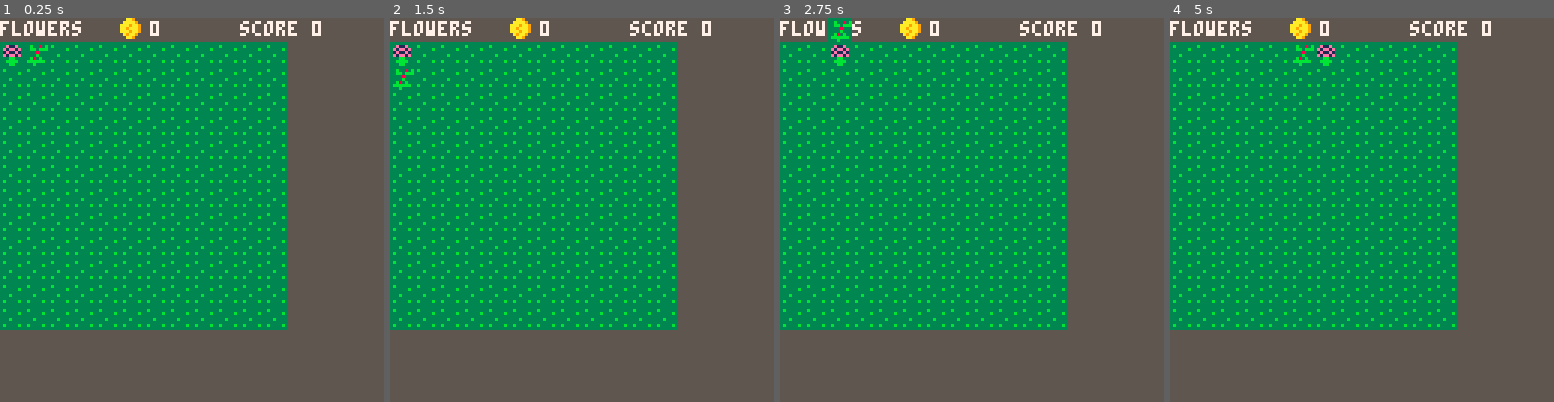
Above: before the commit, frames 1-4 (left to right).
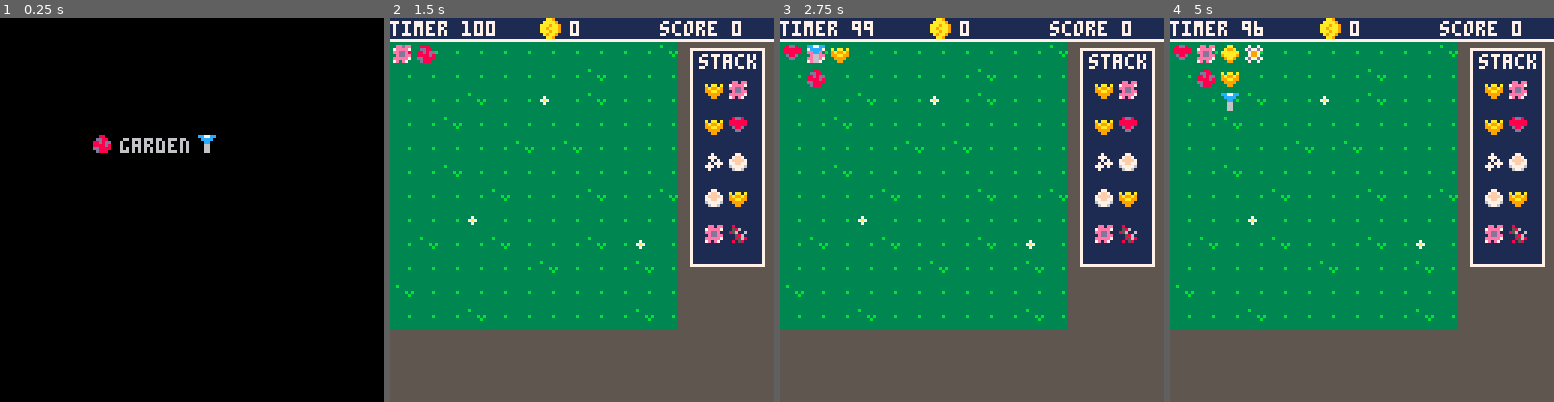
Above: after the commit, the same moments.

Repository: ignoreintuition/garden
Game: PICO-8 cartridge flower.p8
Two runs of this game, one before a commit and one after it. Both use one fixed random seed, a clock stepped at 60 frames per second and the inputs below.
Inputs:
- Up to frame 1 (0.25 s): no input
- Up to frame 2 (1.5 s): tap X (X key) at 0.33, 1.07 s; tap O (Z key) at 0.7 s
- Up to frame 3 (2.75 s): hold Right 1.6-2.1 s; tap O (Z key) at 1.7, 2.1, 2.5 s; tap X (X key) at 1.85 s; hold Up 2.15-2.42 s; hold Right from 2.47 s (still down)
- Up to frame 4 (5 s): tap O (Z key) every 0.4 s from 2.9 to 4.9 s; tap X (X key) at 2.97, 4.08 s; release Right at 3.03 s; hold Left 3.08-3.58 s; hold Down 3.63-3.97 s; hold Right 4.02-4.68 s; hold Up from 4.73 s (still down)

The runs differ from the first frame. In frame 1, 100% of the frame differs, in the area x 0-100%, y 0-100%; in frame 2, 23%; in frame 3, 23%; in frame 4, 24%.

Commit message:
added controls. Added stack. Updated ui. Added timer. Added game states.

Diff:
--- a/backup/last_run.p8
+++ /dev/null
@@ -1,24 +0,0 @@
-pico-8 cartridge // http://www.pico-8.com
-version 41
-__lua__
-Garden = entity:new({
-  minX = 0, minY = 8,
-  maxX = 12, maxY = 12,
-  init = function(_ENV)
-  end,
-  update = function(_ENV)
-  end,
-  draw = function(_ENV)
-    map(0, 0, minX, minY, maxX, maxY)
-  end,
-  checkBounds = function(_ENV, boundingRect)
-    printh(boundingRect.y1 >= minY * 8)
-    if boundingRect.x1 >= minX * 8
-        and boundingRect.x2 <= maxX * 8
-        and boundingRect.y1 >= minY * 8
-        and boundingRect.y2 <= maxY * 8 then
-      return true
-    end
-    return false
-  end
-})
--- a/flower.p8
+++ b/flower.p8
@@ -2,10 +2,14 @@
 version 41
 __lua__
 --game
+#include src/entity.lua
 #include src/game.lua
-#include src/oop.lua
+#include src/scene/scene.lua
+#include src/scene/game.lua
+#include src/scene/title.lua
+#include src/scene/gameOver.lua
+#include src/ui.lua
 #include src/controller.lua
-#include src/ui.lua
 #include src/garden.lua
 #include src/flower.lua
 #include src/tile.lua
@@ -26,21 +30,151 @@
 
 
 
+…(130 lines of a section not shown)…
 __map__
-0d0d0d0d0d0d0d0d0d0d0d0d0d0d0d0d01010101010101010101010101010101010101010101010101010101010101010101010101010101010101010101010101010101010101010101010101010101010101010101010101010101010101010101010101010101010101010101010101010101010101010101010101010101
-0d0d0d0d0d0d0d0d0d0d0d0d0d0d0d0d00000000000000000000000000000101010101010101010101010101010101010101010101010101010101010101010101010101010101010101010101010101010101010101010101010101010101010101010101010101010101010101010101010101010101010101010101010101
-0d0d0d0d0d0d0d0d0d0d0d0d0d0d0d0d00000000000000000000000000000101010101010101010101010101010101010101010101010101010101010101010101010101010101010101010101010101010101010101010101010101010101010101010101010101010101010101010101010101010101010101010101010101
-0d0d0d0d0d0d0d0d0d0d0d0d0d0d0d0d00000000000000000000000000000101010101010101010101010101010101010101010101010101010101010101010101010101010101010101010101010101010101010101010101010101010101010101010101010101010101010101010101010101010101010101010101010101
-0d0d0d0d0d0d0d0d0d0d0d0d0d0d0d0d00000000000000000000000000000101010101010101010101010101010101010101010101010101010101010101010101010101010101010101010101010101010101010101010101010101010101010101010101010101010101010101010101010101010101010101010101010101
-0d0d0d0d0d0d0d0d0d0d0d0d0d0d0d0d00000000000000000000000000000101010101010101010101010101010101010101010101010101010101010101010101010101010101010101010101010101010101010101010101010101010101010101010101010101010101010101010101010101010101010101010101010101
-0d0d0d0d0d0d0d0d0d0d0d0d0d0d0d0d00000000000000000000000000000101010101010101010101010101010101010101010101010101010101010101010101010101010101010101010101010101010101010101010101010101010101010101010101010101010101010101010101010101010101010101010101010101
-0d0d0d0d0d0d0d0d0d0d0d0d0d0d0d0d00000000000000000000000000000101010101010101010101010101010101010101010101010101010101010101010101010101010101010101010101010101010101010101010101010101010101010101010101010101010101010101010101010101010101010101010101010101
-0d0d0d0d0d0d0d0d0d0d0d0d0d0d0d0d00000000000000000000000000000101010101010101010101010101010101010101010101010101010101010101010101010101010101010101010101010101010101010101010101010101010101010101010101010101010101010101010101010101010101010101010101010101
-0d0d0d0d0d0d0d0d0d0d0d0d0d0d0d0d00000000000000000000000000000101010101010101010101010101010101010101010101010101010101010101010101010101010101010101010101010101010101010101010101010101010101010101010101010101010101010101010101010101010101010101010101010101
-0d0d0d0d0d0d0d0d0d0d0d0d0d0d0d0d00000000000000000000000000000101010101010101010101010101010101010101010101010101010101010101010101010101010101010101010101010101010101010101010101010101010101010101010101010101010101010101010101010101010101010101010101010101
-0d0d0d0d0d0d0d0d0d0d0d0d0d0d0d0d00000000000000000000000000000101010101010101010101010101010101010101010101010101010101010101010101010101010101010101010101010101010101010101010101010101010101010101010101010101010101010101010101010101010101010101010101010101
-0d0d0d0d0d0d0d0d0d0d0d0d0d0d0d0d00000000000000000000000000000101010101010101010101010101010101010101010101010101010101010101010101010101010101010101010101010101010101010101010101010101010101010101010101010101010101010101010101010101010101010101010101010101
-0d0d0d0d0d0d0d0d0d0d0d0d0d0d0d0d00000000000000000000000000000101010101010101010101010101010101010101010101010101010101010101010101010101010101010101010101010101010101010101010101010101010101010101010101010101010101010101010101010101010101010101010101010101
+0d0e0d0d0d0d0d0d0d0d0d0e0000000001010101010101010101010101010101010101010101010101010101010101010101010101010101010101010101010101010101010101010101010101010101010101010101010101010101010101010101010101010101010101010101010101010101010101010101010101010101
+0d0d0d0d0d0d0d0d0e0d0d0d0000000000000000000000000000000000000101010101010101010101010101010101010101010101010101010101010101010101010101010101010101010101010101010101010101010101010101010101010101010101010101010101010101010101010101010101010101010101010101
+0d0d0d0e0d0d0f0d0e0d0d0d0000000000000000000000000000000000000101010101010101010101010101010101010101010101010101010101010101010101010101010101010101010101010101010101010101010101010101010101010101010101010101010101010101010101010101010101010101010101010101
+0d0d0e0d0d0d0d0d0d0d0d0d0000000000000000000000000000000000000101010101010101010101010101010101010101010101010101010101010101010101010101010101010101010101010101010101010101010101010101010101010101010101010101010101010101010101010101010101010101010101010101
+0d0d0d0d0d0e0d0e0d0d0d0d0000000000000000000000000000000000000101010101010101010101010101010101010101010101010101010101010101010101010101010101010101010101010101010101010101010101010101010101010101010101010101010101010101010101010101010101010101010101010101
+0d0d0e0d0d0d0d0d0d0d0d0d0000000000000000000000000000000000000101010101010101010101010101010101010101010101010101010101010101010101010101010101010101010101010101010101010101010101010101010101010101010101010101010101010101010101010101010101010101010101010101
+0d0d0d0d0e0d0d0d0e0d0d0e0000000000000000000000000000000000000101010101010101010101010101010101010101010101010101010101010101010101010101010101010101010101010101010101010101010101010101010101010101010101010101010101010101010101010101010101010101010101010101
+0d0d0d0f0d0d0d0d0d0d0d0d0000000000000000000000000000000000000101010101010101010101010101010101010101010101010101010101010101010101010101010101010101010101010101010101010101010101010101010101010101010101010101010101010101010101010101010101010101010101010101
+0d0e0d0d0e0d0d0d0e0d0f0d0000000000000000000000000000000000000101010101010101010101010101010101010101010101010101010101010101010101010101010101010101010101010101010101010101010101010101010101010101010101010101010101010101010101010101010101010101010101010101
+0d0d0d0d0d0d0e0d0d0d0e0d0000000000000000000000000000000000000101010101010101010101010101010101010101010101010101010101010101010101010101010101010101010101010101010101010101010101010101010101010101010101010101010101010101010101010101010101010101010101010101
+0e0d0d0d0d0d0d0d0d0d0d0d0000000000000000000000000000000000000101010101010101010101010101010101010101010101010101010101010101010101010101010101010101010101010101010101010101010101010101010101010101010101010101010101010101010101010101010101010101010101010101
+0d0d0d0e0d0d0d0d0d0d0e0d0000000000000000000000000000000000000101010101010101010101010101010101010101010101010101010101010101010101010101010101010101010101010101010101010101010101010101010101010101010101010101010101010101010101010101010101010101010101010101
+0000000000000000000000000000000000000000000000000000000000000101010101010101010101010101010101010101010101010101010101010101010101010101010101010101010101010101010101010101010101010101010101010101010101010101010101010101010101010101010101010101010101010101
+0000000000000000000000000000000000000000000000000000000000000101010101010101010101010101010101010101010101010101010101010101010101010101010101010101010101010101010101010101010101010101010101010101010101010101010101010101010101010101010101010101010101010101
 0d0d0d0d0d0d0d0d0d0d0d0d0d0d0d0d00000000000000000000000000000101010101010101010101010101010101010101010101010101010101010101010101010101010101010101010101010101010101010101010101010101010101010101010101010101010101010101010101010101010101010101010101010101
 0d0d0d0d0d0d0d0d0d0d0d0d0d0d0d0d00000000000000000000000000000101010101010101010101010101010101010101010101010101010101010101010101010101010101010101010101010101010101010101010101010101010101010101010101010101010101010101010101010101010101010101010101010101
 0000000000000000000000000000000000000000000000000000000000000101010101010101010101010101010101010101010101010101010101010101010101010101010101010101010101010101010101010101010101010101010101010101010101010101010101010101010101010101010101010101010101010101
--- a/src/controller.lua
+++ b/src/controller.lua
@@ -1,17 +1,20 @@
 Controller = entity:new({
   init = function(_ENV)
   end,
-  update = function(_ENV)
+  update = function(_ENV, tile, garden)
     if btnp(0) then
-      tile:move({-1, 0})
+      tile:move({ -1, 0 }, garden)
     elseif btnp(1) then
-      tile:move({1, 0})
+      tile:move({ 1, 0 }, garden)
     elseif btnp(2) then
-      tile:move({0, -1})
+      tile:move({ 0, -1 }, garden)
     elseif btnp(3) then
-      tile:move({0, 1})
+      tile:move({ 0, 1 }, garden)
     elseif btnp(4) then
-      tile:rotate()
+      tile:rotate(garden)
+    elseif btnp(5) then
+      tile:place(garden)
+      tile:init({ x = 0, y = 8 })
     end
   end
 })
--- a/src/flower.lua
+++ b/src/flower.lua
@@ -6,7 +6,6 @@
   update = function(_ENV)
   end,
   draw = function(_ENV)
-    rectfill(x, y, x + 7, y + 7, 3)
     spr(src, x, y)
   end,
   move = function(_ENV, x, y)
--- a/src/game.lua
+++ b/src/game.lua
@@ -1,22 +1,49 @@
+state =  'title'
 function _init()
-  coins = 0
-  score = 0
-  ui = UI:new()
-  controller = Controller:new()
-  tile = Tile:new()
-  garden = Garden:new()
+  titleScene = TitleScene:new()
+  titleScene:init()
+  gameScene = GameScene:new()
+  gameScene:init()
+  gameOverScene = GameOverScene:new()
+  gameOverScene:init()
+  printMeta()
 end
 
 function _update()
-  ui:update()
-  controller:update()
-  garden:update()
-  tile:update()
+  if state == 'title' then
+    prevState = state
+    state = titleScene:update()
+    if prevState != state then
+      titleScene:init()
+    end
+  elseif state == 'game' then
+    prevState = state
+    state = gameScene:update()
+    if prevState != state then
+      gameScene:init()
+    end
+  elseif state == 'gameOver' then
+    prevState = state
+    state = gameOverScene:update()
+    if prevState != state then
+      gameOverScene:init()
+    end
+  end
 end
 
 function _draw()
-  cls()
-  ui:draw()
-  garden:draw()
-  tile:draw()
+  if state == 'title' then
+    titleScene:draw()
+  elseif state == 'game' then
+    gameScene:draw()
+  elseif state == 'gameOver' then
+    gameOverScene:draw()
+  end
 end
+
+function printMeta()
+  printh("\n\n-==Flowers==-\nby IgnoreIntuition\nLocked and stocked")
+  printh(stat(93) .. ":" .. stat(94) .. ":" .. stat(95))
+  printh("mem usage: " .. stat(0))
+  printh("CPU: " .. stat(1))
+end
--- a/src/garden.lua
+++ b/src/garden.lua
@@ -1,21 +1,39 @@
 Garden = entity:new({
+  flowers = {},
   minX = 0, minY = 1,
   maxX = 12, maxY = 12,
   init = function(_ENV)
+    for y = 1, 12 do
+      flowers[y] = {}
+      for x = 1, 12 do
+        flowers[y][x] = 0
+      end
+    end
   end,
   update = function(_ENV)
   end,
   draw = function(_ENV)
     map(0, 0, minX * 8, minY * 8, maxX, maxY)
+    for y = 1, 12 do
+      for x = 1, 12 do
+        if flowers[y][x] > 0 then
+          spr(flowers[y][x], (x - 1) * 8, y * 8)
+        end
+      end
+    end
   end,
   checkBounds = function(_ENV, boundingRect)
-    printh(boundingRect.y1)
-    if boundingRect.x1 >= minX * 8
-        and boundingRect.x2 <= maxX * 8
-        and boundingRect.y1 >= minY * 8
-        and boundingRect.y2 <= maxY * 8 then
+    if boundingRect.x >= minX * 8
+        and boundingRect.x + 8 <= maxX * 8
+        and boundingRect.y >= minY * 8
+        and boundingRect.y <= maxY * 8 then
       return true
     end
     return false
+  end,
+  place = function(_ENV, tile)
+    for i, v in ipairs(tile) do
+      flowers[v.y/8][v.x/8+1] = v.src
+    end
   end
 })
--- /dev/null
+++ b/src/scene/game.lua
@@ -0,0 +1,51 @@
+GameScene = Scene:new({
+  name = 'game',
+  coins = 0,
+  score = 0,
+  timer = 100,
+  tileStack = {},
+  init = function(_ENV)
+    initTileStack(_ENV)
+    ui = UI:new()
+    controller = Controller:new()
+    currTile = Tile:new()
+    currTile:init({ x = 0, y = 8 })
+    garden = Garden:new()
+    garden:init()
+    coins = 0
+    score = 0
+    timer = 100
+  end,
+  update = function(_ENV)
+    if timer <= 0 then
+      return 'gameOver'
+    end
+    if currInterval <= 0 then
+      timer -= 1
+      currInterval = timerInterval
+    end
+    currInterval -= 1
+    ui:update({
+      coins = coins,
+      score = score,
+      tileStack = tileStack,
+      timer = timer
+    })
+    controller:update(currTile, garden)
+    garden:update()
+    currTile:update()
+    return 'game'
+  end,
+  draw = function(_ENV)
+    cls()
+    ui:draw()
+    garden:draw()
+    currTile:draw()
+  end,
+  initTileStack = function(_ENV)
+    for i = 1, 5 do
+      tileStack[i] = Tile:new()
+      tileStack[i]:init({ x = 104, y = 8 * i * 1.5 + 8 })
+    end
+  end
+})
--- /dev/null
+++ b/src/scene/gameOver.lua
@@ -0,0 +1,16 @@
+GameOverScene = Scene:new({
+  name = 'gameOver',
+  init = function(_ENV)
+  end,
+  update = function(_ENV)
+    if btnp(4) then
+      return 'game'
+    end
+    return 'gameOver'
+  end,
+  draw = function(_ENV)
+    cls()
+    print('Game Over', 40, 40, 7)
+    print('Press X to restart', 25, 48, 7)
+  end
+})
--- /dev/null
+++ b/src/scene/scene.lua
@@ -0,0 +1,4 @@
+Scene=class:new({
+  timerInterval = 30,
+  currInterval = 30
+})
--- /dev/null
+++ b/src/scene/title.lua
@@ -0,0 +1,18 @@
+TitleScene = Scene:new({
+  name = 'title',
+  init = function(_ENV)
+  end,
+  update = function(_ENV)
+    if btnp(4) then
+      return 'game'
+     end
+  return 'title'
+  end,
+
+  draw = function(_ENV)
+    cls()
+    spr(8, 30, 38)
+    spr(9, 65, 38)
+    print('garden', 40, 40)
+  end
+})
--- a/src/tile.lua
+++ b/src/tile.lua
@@ -3,9 +3,18 @@
     Flower:new({ src = rnd(12) + 1, x = 0, y = 8 }),
     Flower:new({ src = rnd(12) + 1, x = 8, y = 8 })
   },
+  newPos = { { x = 0, y = 0 }, { x = 0, y = 0 } },
   x = 0, y = 8,
   pos = 0,
-  init = function(_ENV)
+  init = function(_ENV, loc)
+    face = {
+      Flower:new({ src = rnd(12) + 1, x = loc.x, y = loc.y }),
+      Flower:new({ src = rnd(12) + 1, x = loc.x + 8, y = loc.y })
+    }
+    newPos = { { x = 0, y = 0 }, { x = 0, y = 0 } }
+    x = 0
+    y = 8
+    pos = 0
   end,
   update = function(_ENV)
   end,
@@ -13,8 +22,8 @@
     face[1]:draw()
     face[2]:draw()
   end,
-  rotate = function(_ENV)
-    newPos = { { x = face[1].x, y = face[1].y }, { x = face[2].x, y = face[2].y } }
+  rotate = function(_ENV, garden)
+    shallowCopy(_ENV, newPos, face)
     if pos == 0 then
       newPos[2].x -= 8
       newPos[2].y += 8
@@ -28,28 +37,29 @@
       newPos[1].y -= 8
       newPos[2].x += 8
     end
-    if garden:checkBounds({ x1 = newPos[1].x, y1 = newPos[1].y, x2 = newPos[1].x + 8, y2 = newPos[1].y + 8 }) then
-      face[1].x = newPos[1].x
-      face[1].y = newPos[1].y
-      face[2].x = newPos[2].x
-      face[2].y = newPos[2].y
+
+    if garden:checkBounds(newPos[1]) and garden:checkBounds(newPos[2]) then
       pos = (pos + 1) % 4
+      shallowCopy(_ENV, face, newPos)
     end
   end,
-  move = function(_ENV, delta)
-    newPos = { { x = face[1].x, y = face[1].y }, { x = face[2].x, y = face[2].y } }
+  move = function(_ENV, delta, garden)
+    shallowCopy(_ENV, newPos, face)
     newPos[1].x += delta[1] * 8
     newPos[1].y += delta[2] * 8
     newPos[2].x += delta[1] * 8
     newPos[2].y += delta[2] * 8
-    if garden:checkBounds({ x1 = newPos[1].x, y1 = newPos[1].y, x2 = newPos[1].x + 8, y2 = newPos[1].y + 8 }) then
-      face[1].x = newPos[1].x
-      face[1].y = newPos[1].y
-      face[2].x = newPos[2].x
-      face[2].y = newPos[2].y
+    if garden:checkBounds(newPos[1]) and garden:checkBounds(newPos[2]) then
+      shallowCopy(_ENV, face, newPos)
     end
   end,
-  shallowCopy = function(_ENV)
-    -- TODO shallow copy
+  place = function(_ENV, garden)
+    garden:place(face)
+  end,
+  shallowCopy = function(_ENV, dest, src)
+    dest[1].x = src[1].x
+    dest[1].y = src[1].y
+    dest[2].x = src[2].x
+    dest[2].y = src[2].y
   end
 })
--- a/src/ui.lua
+++ b/src/ui.lua
@@ -1,8 +1,16 @@
 UI = entity:new({
+  coins = 0,
+  score = 0,
+  timer = 0,
+  tileStack = {},
   head = { x1 = 0, y1 = 0, x2 = 128, y2 = 8 },
   init = function(_ENV)
   end,
-  update = function(_ENV)
+  update = function(_ENV, game)
+    coins = game.coins
+    score = game.score
+    timer = game.timer
+    tileStack = game.tileStack
   end,
   draw = function(_ENV)
     drawHeader(_ENV)
@@ -11,15 +19,24 @@
   end,
   drawHeader = function(_ENV)
     rectfill(0, 0, 128, 7, 5)
-    print("flowers", 0, 1, 7)
-    spr(16, 40, 0)
-    print(coins, 50, 1, 7)
-    print("score " .. score, 80, 1, 7)
+    rectfill(0, 0, 128, 6, 1)
+    line(0, 7, 128, 7, 7)
+    print("timer " .. timer, 0, 1, 7)
+    spr(16, 50, 0)
+    print(coins, 60, 1, 7)
+    print("score " .. score, 90, 1, 7)
   end,
   drawRightRail = function(_ENV)
     rectfill(96, 8, 128, 104, 5)
+    rectfill(100, 10, 124, 82, 1)
+    rect(100, 10, 124, 82, 7)
+    print('stack', 103, 12, 7)
+    for i, v in ipairs(tileStack) do
+      tileStack[i]:draw()
+    end
   end,
   drawFooter = function(_ENV)
     rectfill(0, 104, 128, 128, 5)
+
   end
 })
Not shown, removed: activity_log.txt
Not shown, removed: config.txt
Not shown, changed: 138 lines of the sprite sheet (__gfx__) section of flower.p8
Not shown, changed: the thumbnail (__label__) section of flower.p8
Not shown, removed: log.txt
Not shown, removed: sdl_controllers.txt
Renamed: src/oop.lua -> src/entity.lua
